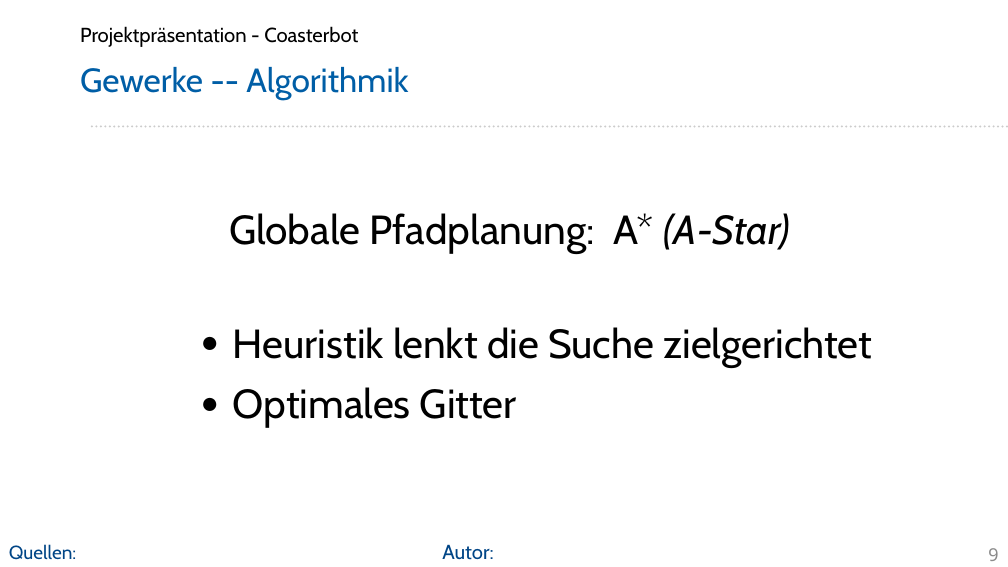
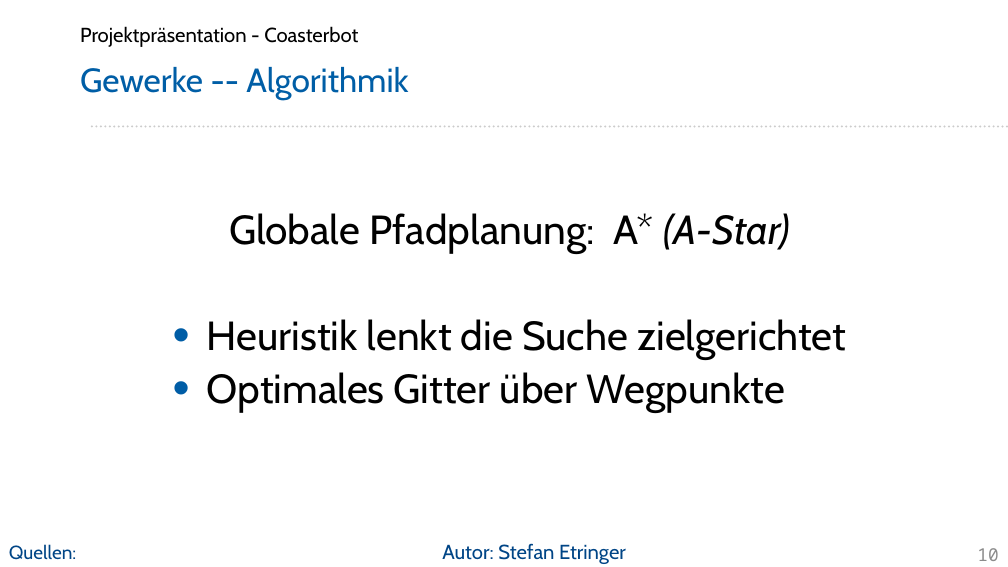
Before and after one commit to Project-CoasterBot/coasterbot, a slide deck: slide 10 of M6_Projekträsentation/se_Projektpräsentation_Coasterbot.odp (slide 9 before the commit). Drawn at 1008x567 pixels with LibreOffice and Linux fonts; fonts in the diff are those of the drawing; background and template pictures are left out. Boxes give left, top, right and bottom in pixels: in the first picture for what was removed or moved away, otherwise in the second. Text is boxed around its words. In the diff, an @@ line names an element or a change of style, - is before the commit and + after.

Commit message:
Bilder eingefügt, Text angepasst

```diff
--- a/M6_Projekträsentation/se_Projektpräsentation_Coasterbot.odp
+++ b/M6_Projekträsentation/se_Projektpräsentation_Coasterbot.odp
@@ text at bbox=[207, 319, 846, 359]: bullet ● to •; list level 2 to 1 in "Heuristik lenkt die Suche zielgerichtet"; bullet colour #000000 to #005DA6 @@
@@ text at bbox=[207, 372, 785, 412]: text changed @@
-  ● Optimales Gitter
+• Optimales Gitter über Wegpunkte
@@ text at bbox=[442, 543, 626, 564]: text changed @@
-Autor:
+Autor: Stefan Etringer
@@ page number at bbox=[977, 548, 998, 561]: text changed @@
-9
+10
```
Also in this commit, not shown: 10 other slides changed, 4 slides added, 1 slide removed.
